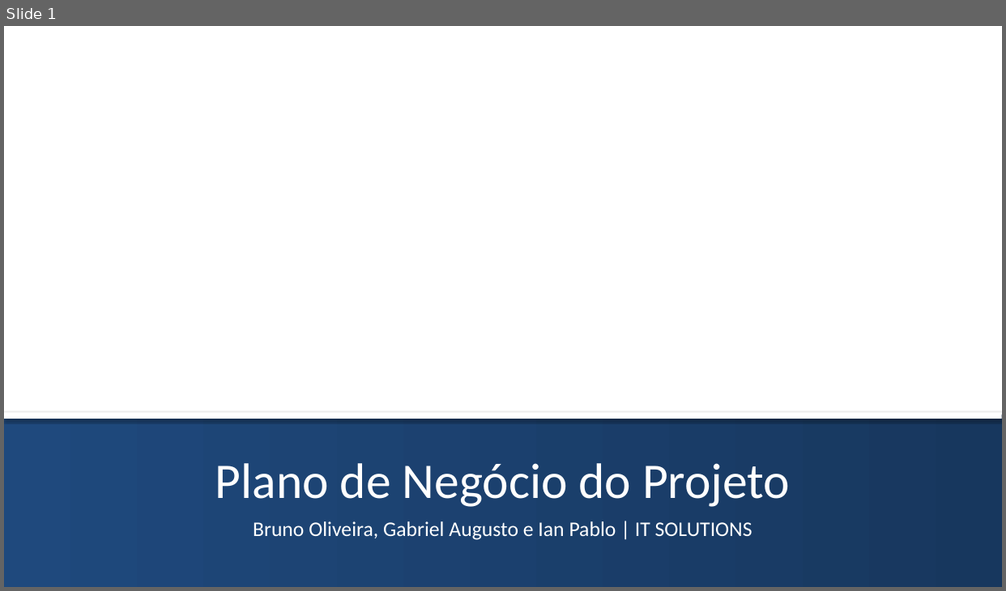
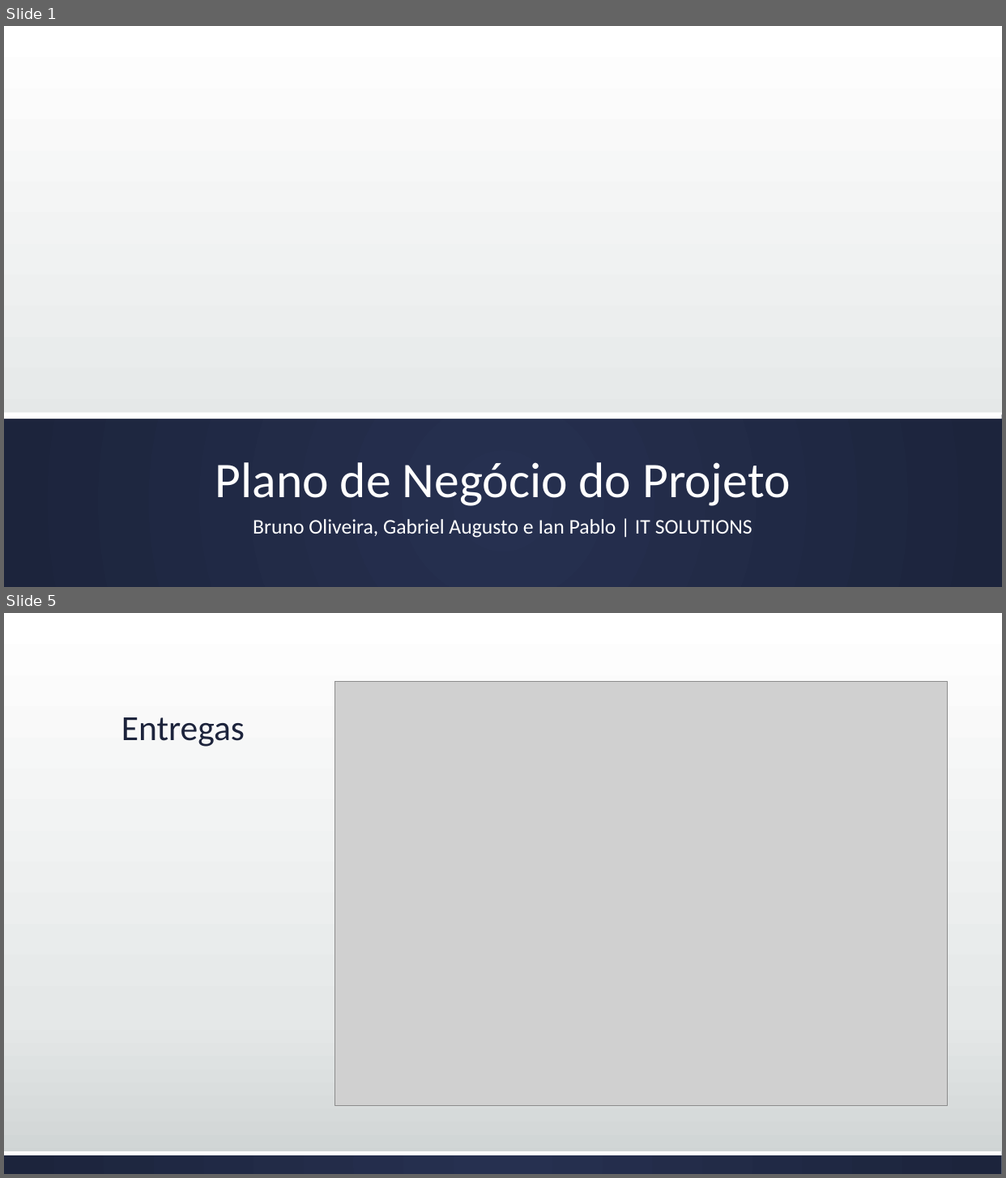
Before and after one commit to brunoedu/gestaoprojetos, a slide deck: Apresentação do projeto FINAL.pptx. Shown one above the other, each under a label of ours: slide 1 before the commit, slides 1 and 5 after it; the slides between them are not shown. The pictures are 1006x591 and 1006x1178 pixels, drawn with LibreOffice and Linux fonts; fonts in the diff are those of the drawing; grey boxes stand for pictures; background and template pictures are left out. Boxes give left, top, right and bottom in pixels: in the first picture for what was removed or moved away, otherwise in the second. Text is boxed around its words. In the diff, an @@ line names an element or a change of style, - is before the commit and + after.

```diff
--- a/Apresentação do projeto FINAL.pptx
+++ b/Apresentação do projeto FINAL.pptx
@@ slide 5 added at (4,613,1002,1174), background gradient #FFFFFF to #E5E8E8 to #CDD2D2 @@
@@ picture added at (335,682,948,1106) @@
@@ title added at (121,717,245,747), 34 pt, text #1D243C @@
+Entregas
@@ rectangle added at (4,1152,1002,1174), fill gradient #263050 to #1D243C @@
@@ rectangle added at (4,1152,1002,1156), fill #FFFFFF @@
@@ slide 1 changed as well @@
@@ background #FFFFFF to gradient #FFFFFF to #E5E8E8 to #CDD2D2 @@
@@ rectangle at (4,413,1002,419): shadow off @@
@@ rectangle at (4,416,1002,587): fill gradient #1F497D to #17375E to gradient #263050 to #1D243C @@
@@ title "Plano de Negócio do Projeto" at (215,463,790,506): line spacing 1 to 0.9 @@
@@ subtitle "Bruno Oliveira, Gabriel Augusto e ..." at (253,519,752,538): line spacing 1 to 0.9 @@
```
Also in this commit, not shown: 12 other slides changed, 2 other slides added, 3 slides removed.
